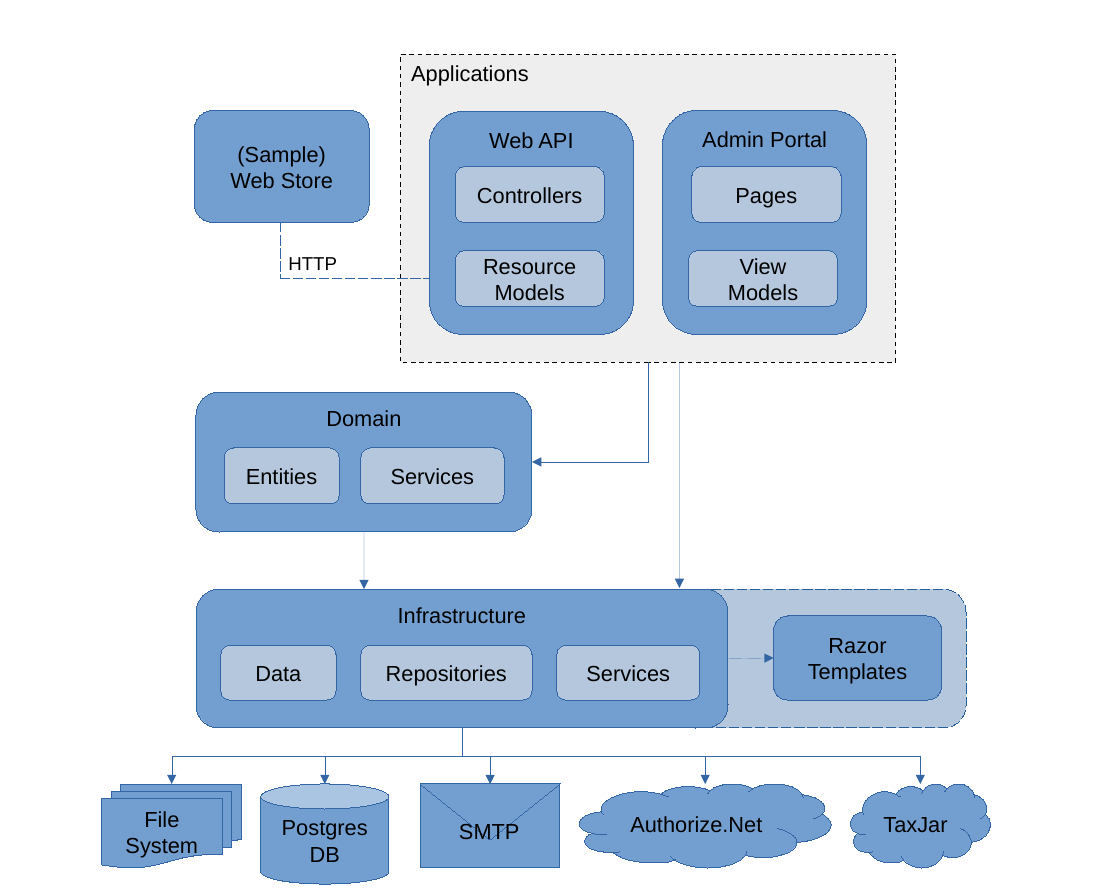
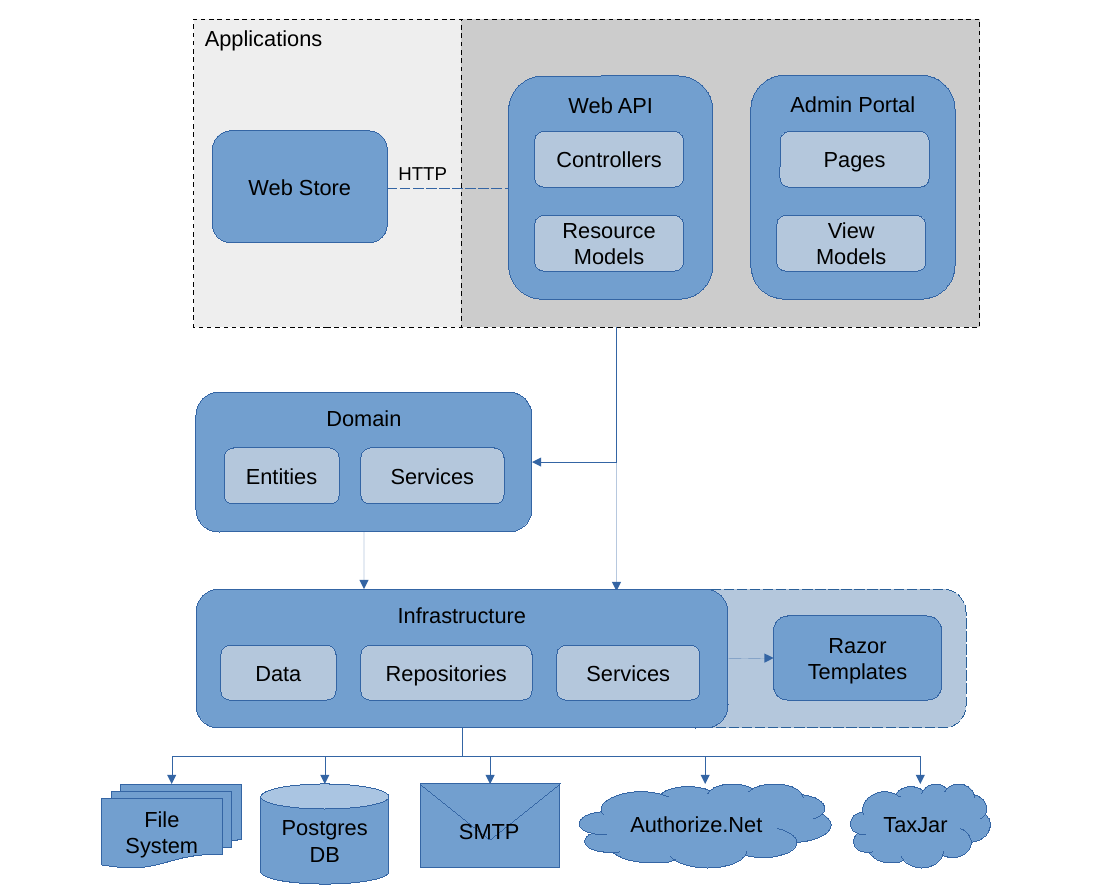
Before and after one commit to EndPointCorp/end-point-ecommerce, a slide deck: slide 1 of doc/epc_conceptual_architecture.odp. Drawn at 1120x896 pixels with LibreOffice and Linux fonts; fonts in the diff are those of the drawing. Boxes give left, top, right and bottom in pixels: in the first picture for what was removed or moved away, otherwise in the second. Text is boxed around its words. In the diff, an @@ line names an element or a change of style, - is before the commit and + after.

```diff
--- a/doc/epc_conceptual_architecture.odp
+++ b/doc/epc_conceptual_architecture.odp
@@ rectangle "Applications": place and size @@
-rectangle "Applications" at <box>400,55,896,363</box>
+rectangle "Applications" at <box>194,19,461,327</box>
@@ rectangle added at <box>461,19,980,327</box>, fill #CCCCCC, outline #000000 0 pt dashed @@
@@ freeform shape "Admin Portal": place and size @@
-freeform shape "Admin Portal" at <box>663,111,867,335</box>
+freeform shape "Admin Portal" at <box>750,75,954,299</box>
@@ rounded rectangle "Web Store": place and size @@
-rounded rectangle "Web Store" at <box>194,111,368,223</box>
+rounded rectangle "Web Store" at <box>213,131,388,243</box>
@@ text in rounded rectangle at <box>237,146,325,166</box>: paragraph removed @@
-(Sample)
@@ rounded rectangle "Pages": place and size @@
-rounded rectangle "Pages" at <box>692,167,841,223</box>
+rounded rectangle "Pages" at <box>780,131,928,187</box>
@@ text "HTTP": place and size @@
-text "HTTP" at <box>288,257,337,270</box>
+text "HTTP" at <box>398,167,447,180</box>
@@ line moved from (280, 279) - (429, 279) to (388, 189) - (508, 189) @@
@@ line removed from (280, 223) to (280, 279) @@
@@ 2 rounded rectangles, 1 freeform shape: place and size @@
-2 rounded rectangles, 1 freeform shape at <box>429,111,633,334</box>
+2 rounded rectangles, 1 freeform shape at <box>508,76,712,299</box>
@@ rounded rectangle "View Models": place and size @@
-rounded rectangle "View Models" at <box>689,251,838,307</box>
+rounded rectangle "View Models" at <box>776,215,925,271</box>
@@ elbow arrow moved from (648, 363) - (532, 461) to (616, 311) - (532, 463) @@
@@ arrow moved from (680, 588) - (680, 363) to (616, 311) - (616, 591) @@
@@ arrow (616, 311) - (616, 591): arrowheads changed @@
```
Also in this commit, not shown: 3 other files.
